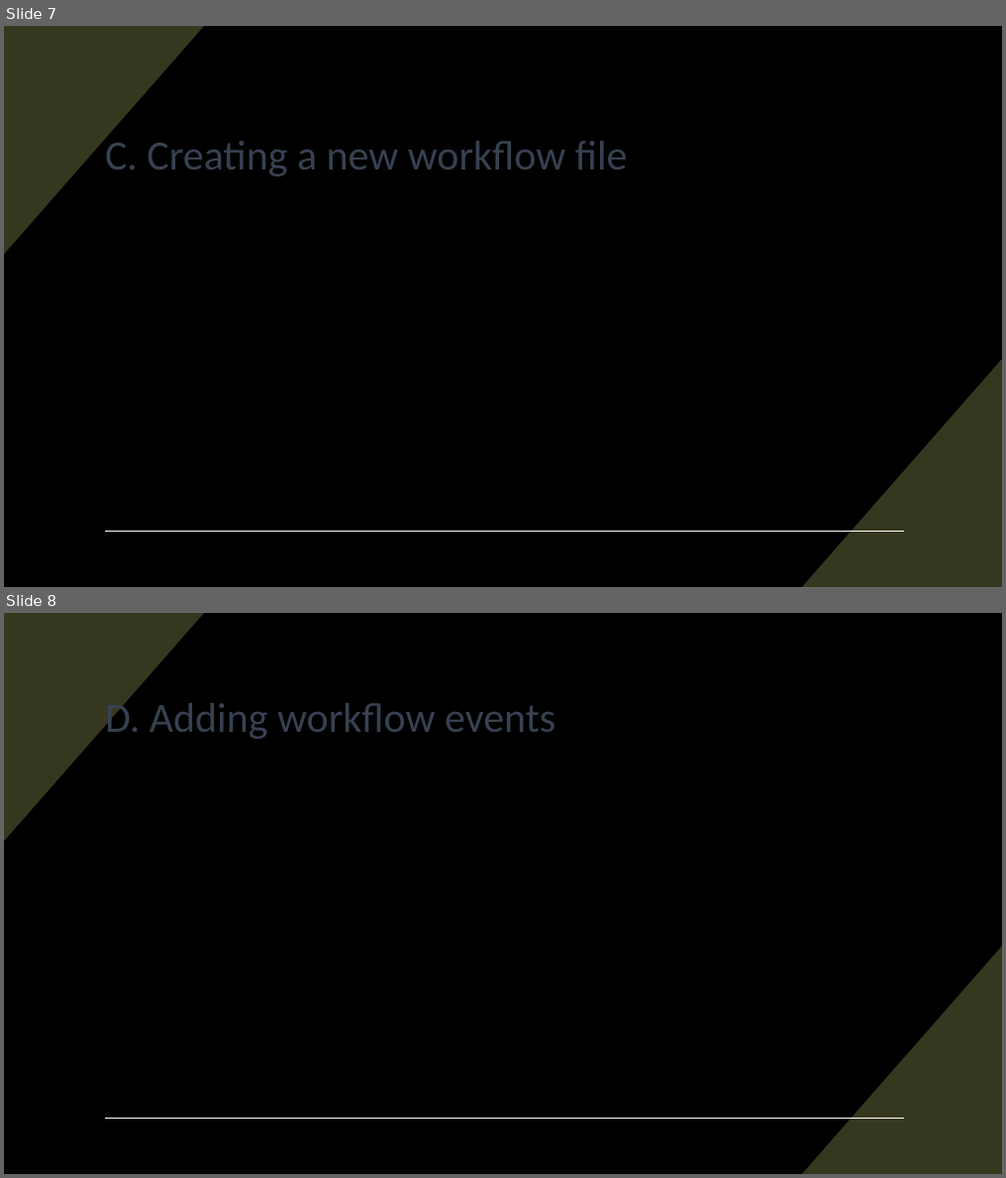
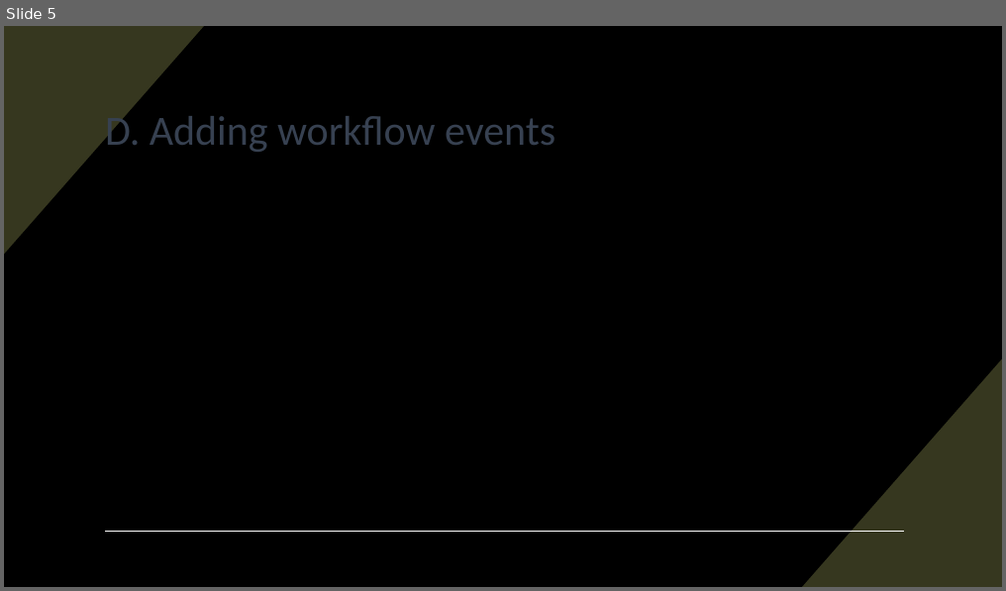
Before and after one commit to pulcher/github-actions-getting-started, a slide deck: getting-started-with-github-actions.pptx. Shown one above the other, each under a label of ours: slides 7 and 8 before the commit, slide 5 after it. The pictures are 1006x1178 and 1006x591 pixels, drawn with LibreOffice and Linux fonts; fonts in the diff are those of the drawing. Boxes give left, top, right and bottom in pixels: in the first picture for what was removed or moved away, otherwise in the second. Text is boxed around its words. In the diff, an @@ line names an element or a change of style, - is before the commit and + after.

```diff
--- a/getting-started-with-github-actions.pptx
+++ b/getting-started-with-github-actions.pptx
@@ slide 7 removed at [4, 26, 1002, 587], background #000000; not listed: 3 template elements that a slide beside it also shows @@
@@ title removed at [105, 135, 628, 176] @@
-C. Creating a new workflow file
@@ what was slide 8 is now slide 5 @@
```
Also in this commit, not shown: 4 slides changed, 1 slide added, 3 other slides removed.
